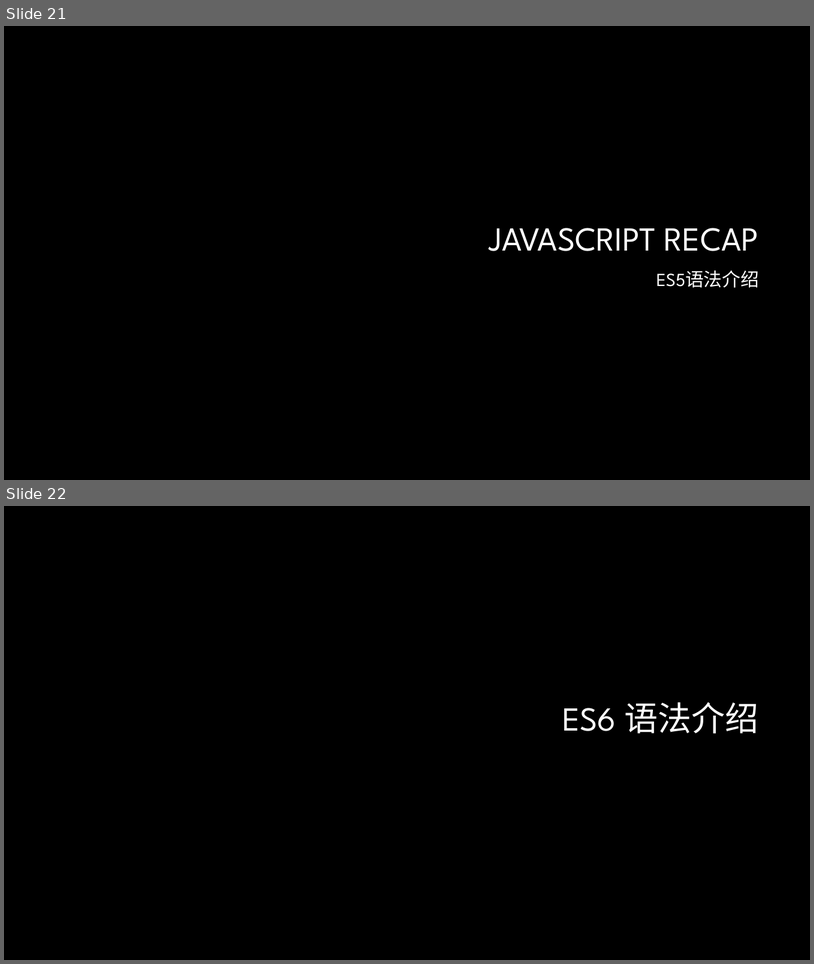
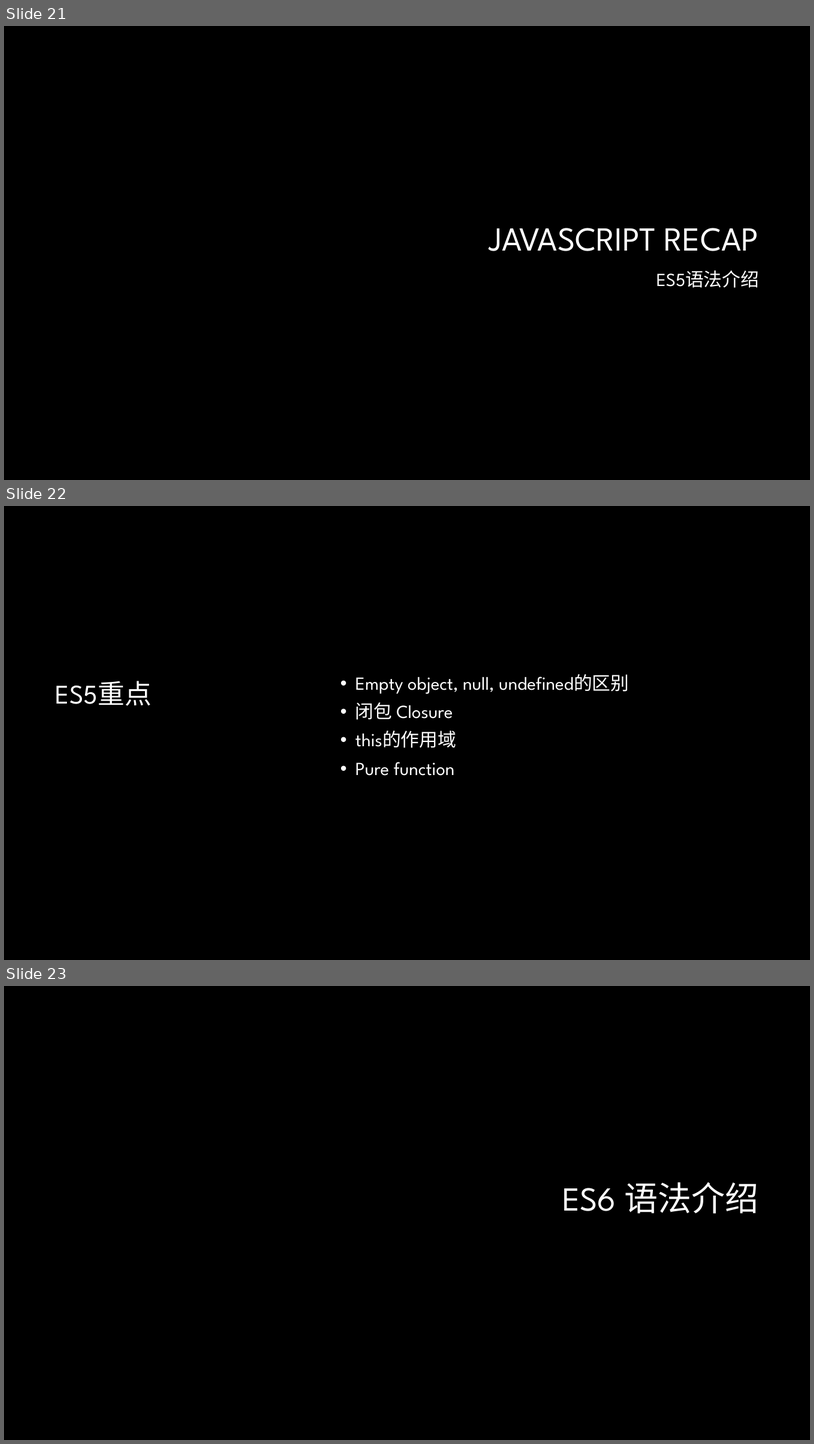
Before and after one commit to lee813/ECVFrontend, a slide deck: 前端课程.pptx. Shown one above the other, each under a label of ours: slides 21 and 22 before the commit, slides 21, 22 and 23 after it. The pictures are 814x964 and 814x1444 pixels, drawn with LibreOffice and Linux fonts; fonts in the diff are those of the drawing; background and template pictures are left out. Boxes give left, top, right and bottom in pixels: in the first picture for what was removed or moved away, otherwise in the second. Text is boxed around its words. In the diff, an @@ line names an element or a change of style, - is before the commit and + after.

```diff
--- a/前端课程.pptx
+++ b/前端课程.pptx
@@ slide 22 added at [4, 506, 810, 960], background #000000 @@
@@ title added at [56, 681, 152, 706], 32 pt, text #FFFFFF @@
+ES5重点
@@ text added at [356, 674, 629, 775], 22 pt, text #FFFFFF @@
+• Empty object, null, undefined的区别
+• 闭包 Closure
+• this的作用域
+• Pure function
@@ what was slide 22 is now slide 23 @@
```
Also in this commit, not shown: 1 other slide added, 4 other files.
